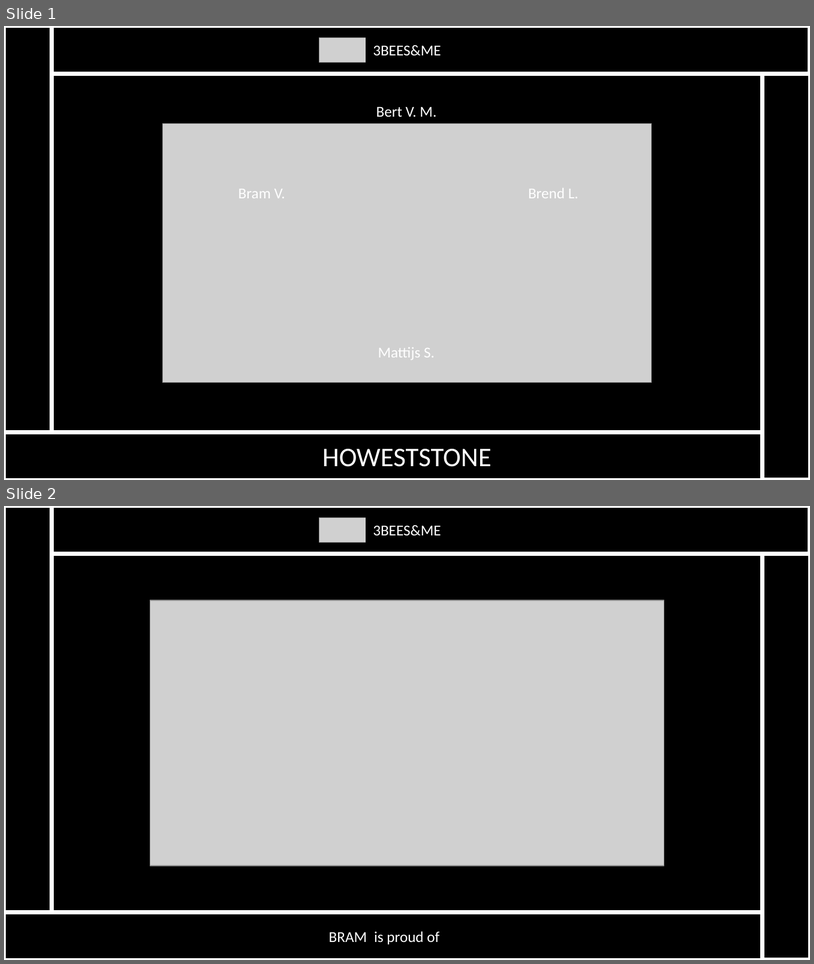
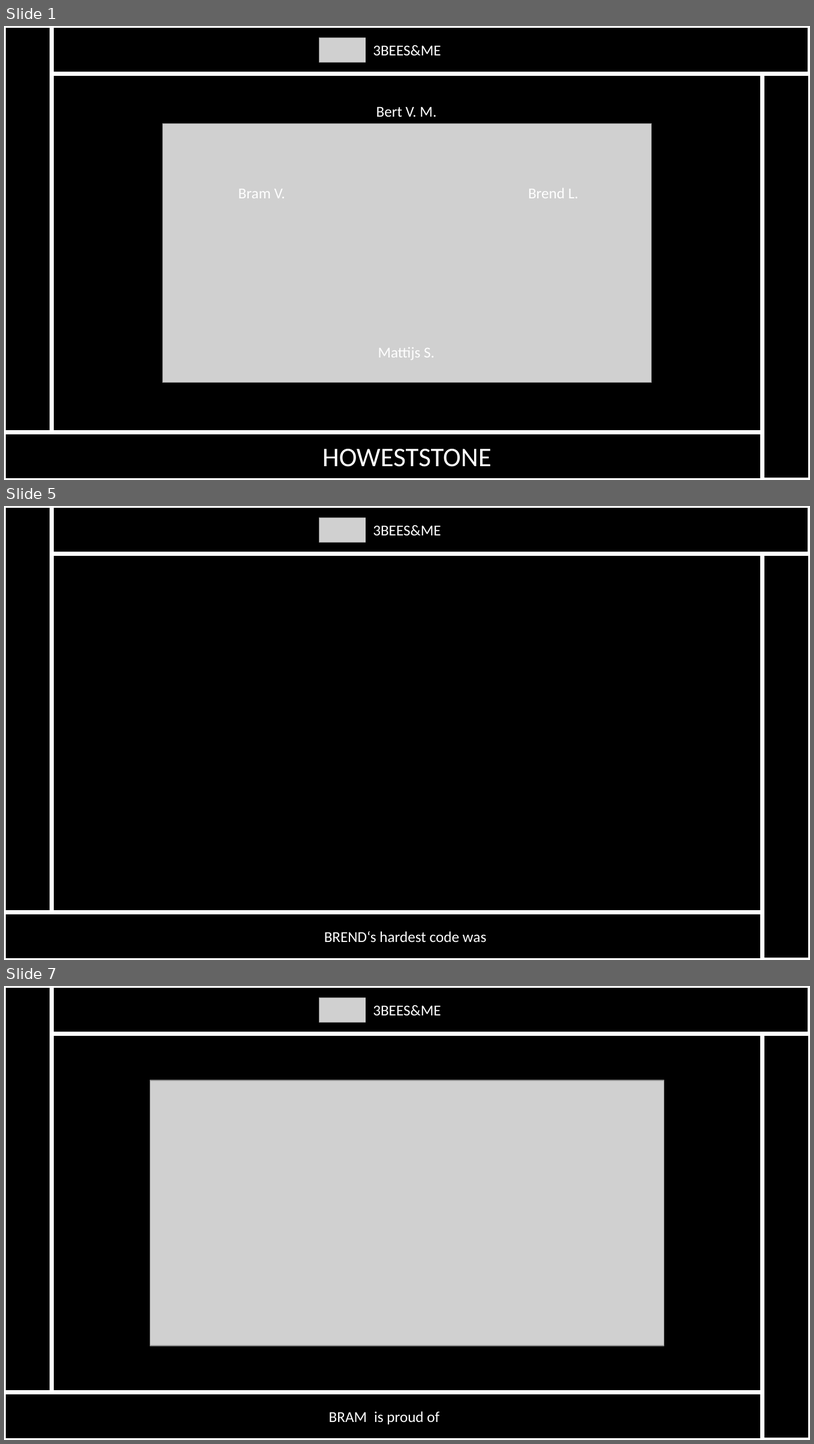
Before and after one commit to BlNARYFOUR/Howeststone, a slide deck: documents/presentatie.pptx. Shown one above the other, each under a label of ours: slides 1 and 2 before the commit, slides 1, 5 and 7 after it; the slides between them are not shown. The pictures are 814x964 and 814x1444 pixels, drawn with LibreOffice and Linux fonts; fonts in the diff are those of the drawing; grey boxes stand for pictures. Boxes give left, top, right and bottom in pixels: in the first picture for what was removed or moved away, otherwise in the second. Text is boxed around its words. In the diff, an @@ line names an element or a change of style, - is before the commit and + after.

```diff
--- a/documents/presentatie.pptx
+++ b/documents/presentatie.pptx
@@ slide 5 added at bbox=[4, 506, 810, 960], background #000000 @@
@@ rectangle added at bbox=[4, 506, 51, 912], fill #000000, outline #FFFFFF 5 pt @@
@@ rectangle added at bbox=[51, 506, 810, 554], fill #000000, outline #FFFFFF 5 pt @@
@@ picture added at bbox=[320, 517, 366, 542] @@
@@ rectangle added at bbox=[366, 512, 448, 549], fill #000000, outline #000000 1 pt, 18 pt, text #FFFFFF @@
+3BEES&ME
@@ rectangle added at bbox=[762, 554, 810, 960], fill #000000, outline #FFFFFF 5 pt @@
@@ rectangle added at bbox=[4, 912, 763, 960], fill #000000, outline #FFFFFF 5 pt @@
@@ text added at bbox=[324, 931, 367, 942], 18 pt, text #FFFFFF @@
+BREND
@@ text added at bbox=[367, 931, 487, 942], 18 pt, text #FFFFFF @@
+‘s hardest code was
@@ what was slide 2 is now slide 7 @@
```
Also in this commit, not shown: 2 slides changed, 3 other slides added.
